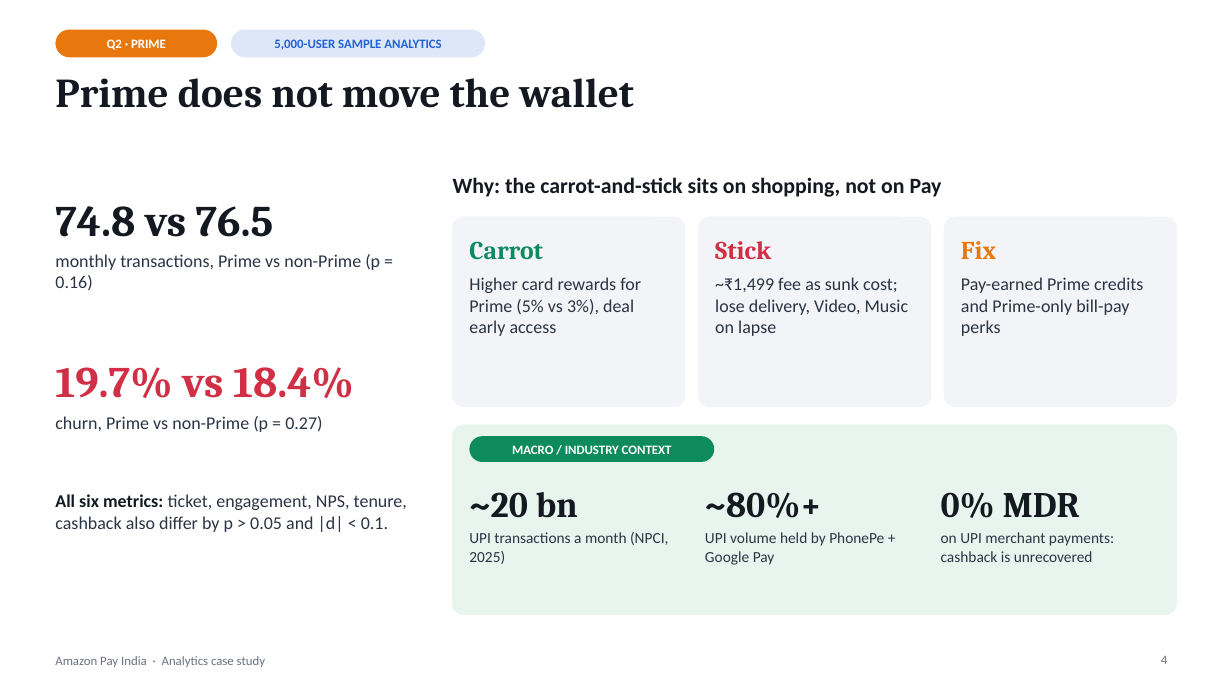
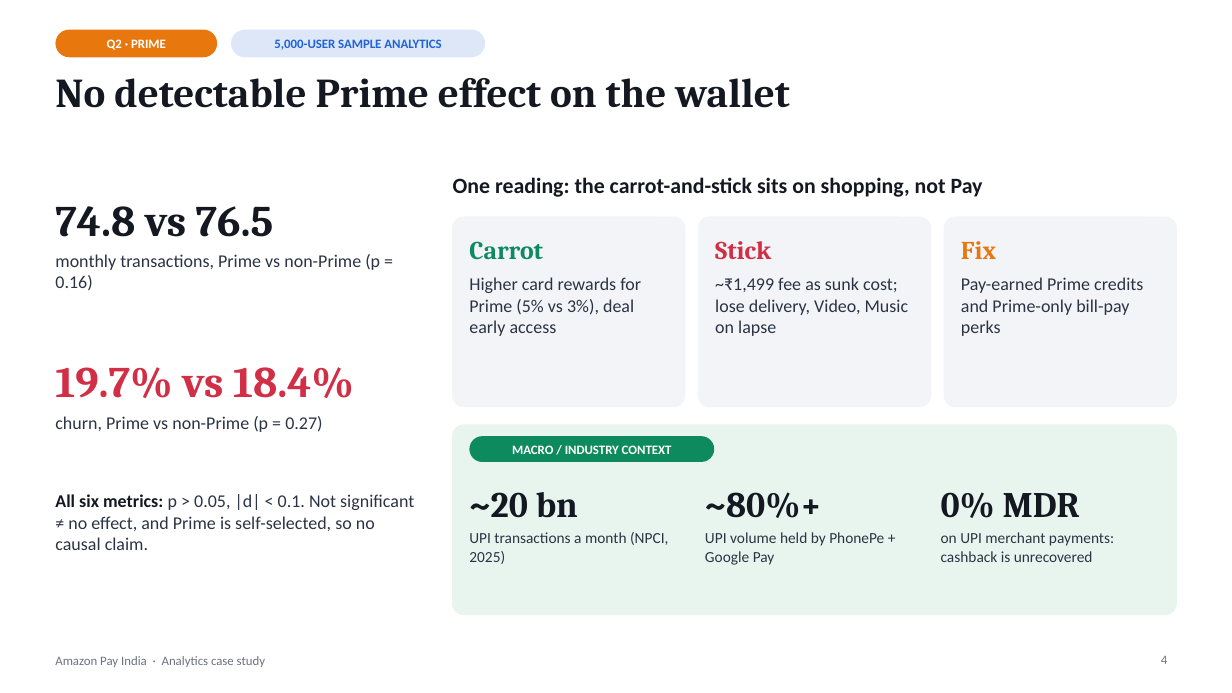
Before and after one commit to ashish-waghmare0312/amazon-pay-analytics-dashboard, a slide deck: slide 4 of presentation/Amazon_Pay_India_Case_Deck.pptx. Drawn at 1232x693 pixels with LibreOffice and Linux fonts; fonts in the diff are those of the drawing. Boxes give left, top, right and bottom in pixels: in the first picture for what was removed or moved away, otherwise in the second. Text is boxed around its words. In the diff, an @@ line names an element or a change of style, - is before the commit and + after.

```diff
--- a/presentation/Amazon_Pay_India_Case_Deck.pptx
+++ b/presentation/Amazon_Pay_India_Case_Deck.pptx
@@ title at (55, 78, 789, 108): text changed @@
-Prime does not move the wallet
+No detectable Prime effect on the wallet
@@ text at (453, 177, 983, 197): text changed @@
-Why: the carrot-and-stick sits on shopping, not on Pay
+One reading: the carrot-and-stick sits on shopping, not Pay
@@ text at (55, 494, 414, 550): text changed @@
-All six metrics: ticket, engagement, NPS, tenure, cashback also differ by p > 0.05 and |d| < 0.1.
+All six metrics: p > 0.05, |d| < 0.1. Not significant ≠ no effect, and Prime is self-selected, so no causal claim.
```
Also in this commit, not shown: 8 other slides changed.
